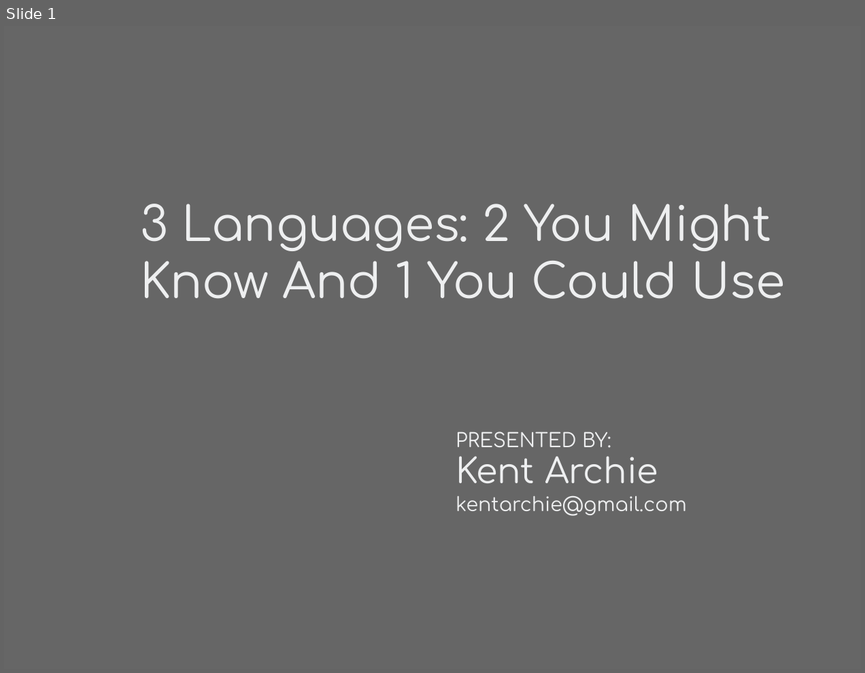
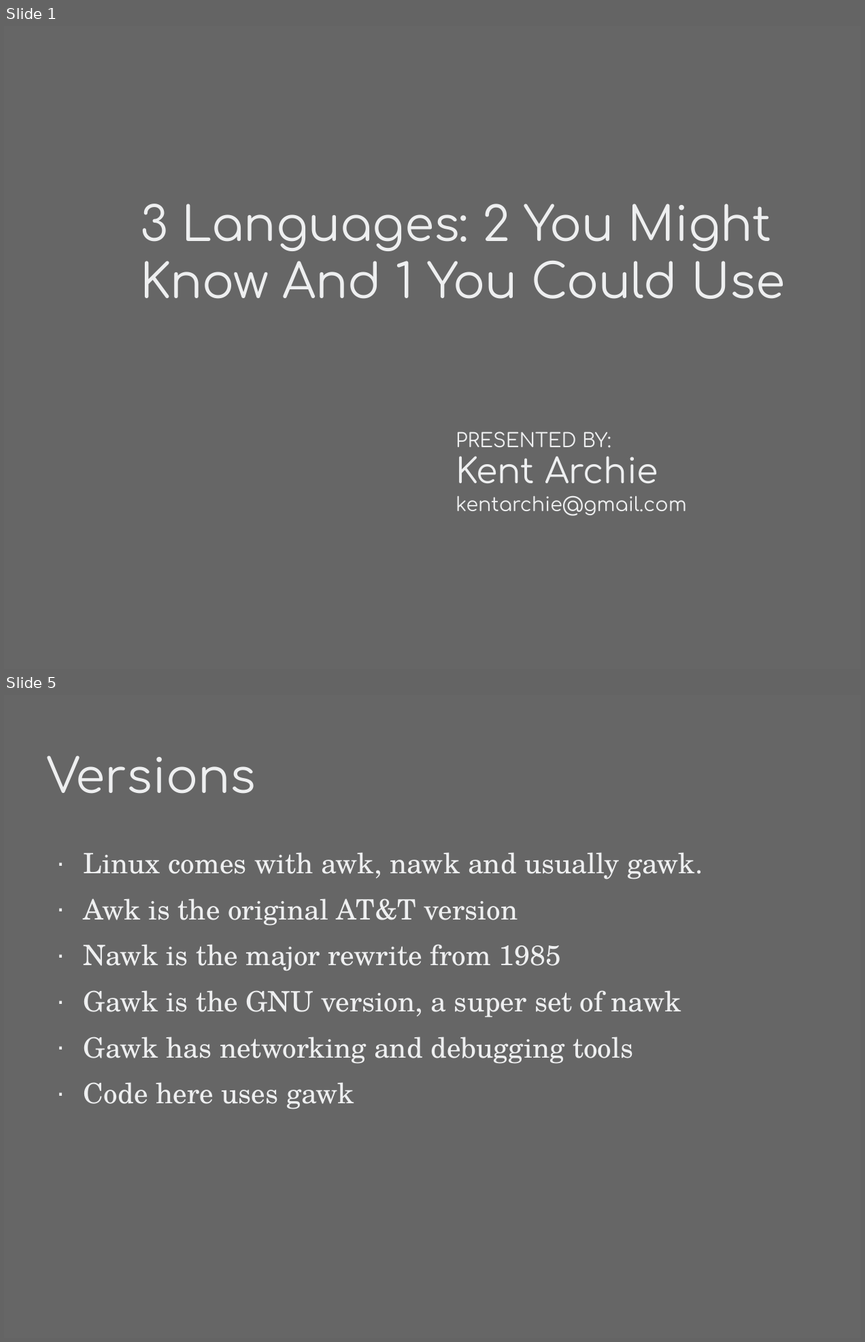
Before and after one commit to kentarchie/three-languages-talk, a slide deck: Slides/ThreeLanguages.odp. Shown one above the other, each under a label of ours: slide 1 before the commit, slides 1 and 5 after it; the slides between them are not shown. The pictures are 865x673 and 865x1342 pixels, drawn with LibreOffice and Linux fonts; fonts in the diff are those of the drawing. Boxes give left, top, right and bottom in pixels: in the first picture for what was removed or moved away, otherwise in the second. Text is boxed around its words. In the diff, an @@ line names an element or a change of style, - is before the commit and + after.

```diff
--- a/Slides/ThreeLanguages.odp
+++ b/Slides/ThreeLanguages.odp
@@ slide 5 added at (4,695,861,1338), background #666666 @@
@@ title added at (47,756,256,794), 44 pt, text #EEEFF0 @@
+Versions
@@ text added at (84,852,703,1109), 26 pt, text #EEEFF0 @@
+· Linux comes with awk, nawk and usually gawk.
+· Awk is the original AT&T version
+· Nawk is the major rewrite from 1985
+· Gawk is the GNU version, a super set of nawk
+· Gawk has networking and debugging tools
+· Code here uses gawk
```
Also in this commit, not shown: 30 other slides added, 15 other files.
